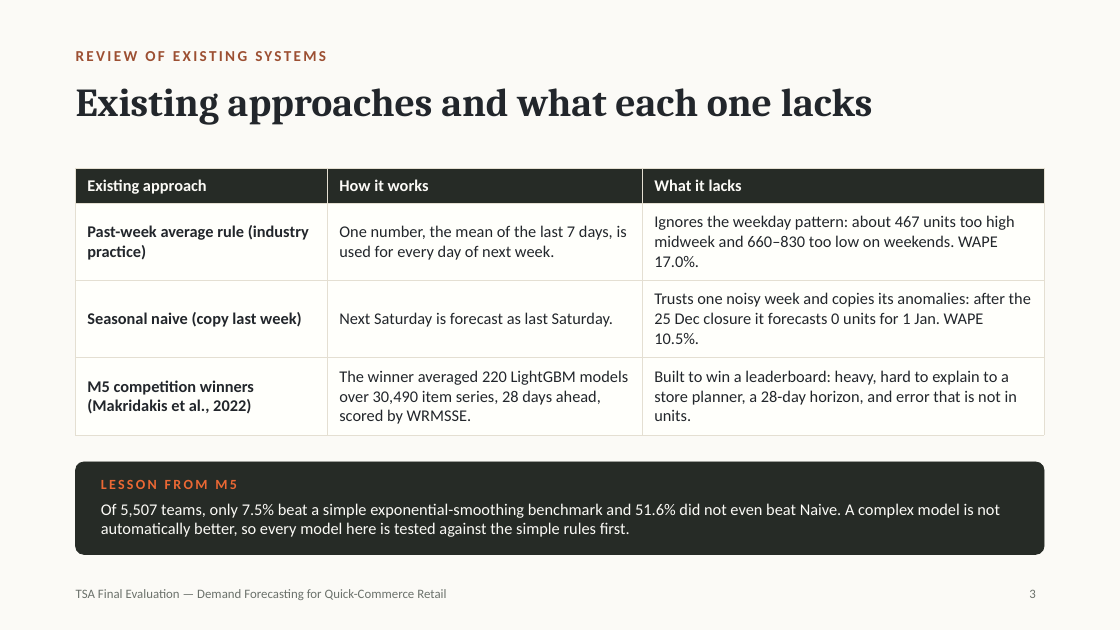
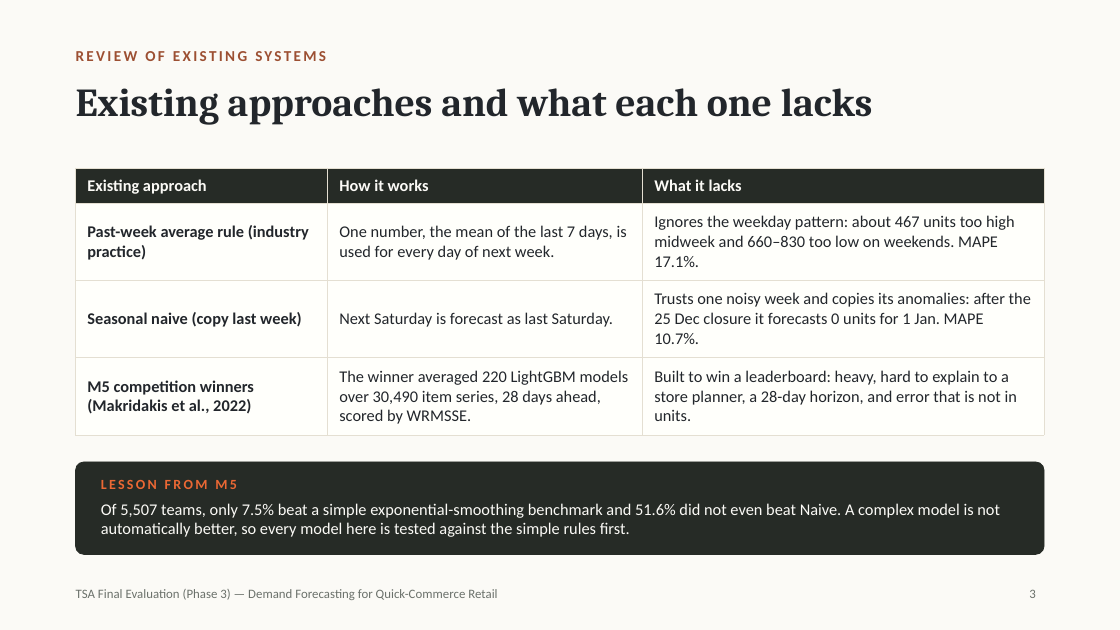
Before and after one commit to anshulmittall/quickcommerce-demand-forecast, a slide deck: slide 3 of slides/Demand Forecasting for Quick-Commerce Retail — TSA Final Presentation.pptx. Drawn at 1120x630 pixels with LibreOffice and Linux fonts; fonts in the diff are those of the drawing. Boxes give left, top, right and bottom in pixels: in the first picture for what was removed or moved away, otherwise in the second. Text is boxed around its words. In the diff, an @@ line names an element or a change of style, - is before the commit and + after.

Commit message:
Phase 3 final submission: tuning, MAPE and IEEE report
- Tune Prophet, XGBoost and LSTM on a validation year before the test year
- Report RMSE, MAE and MAPE for every method (MAPE skips the zero-sales day)
- Add one-column figures for the report (08_report_figures.py)
- Final report rewritten in IEEE two-column format, final slides updated

```diff
--- a/slides/Demand Forecasting for Quick-Commerce Retail — TSA Final Presentation.pptx
+++ b/slides/Demand Forecasting for Quick-Commerce Retail — TSA Final Presentation.pptx
@@ table at (x1=76, y1=168, x2=1044, y2=428) @@
-row 2, column 3: Ignores the weekday pattern: about 467 units too high midweek and 660–830 too low on weekends. WAPE 17.0%.
+row 2, column 3: Ignores the weekday pattern: about 467 units too high midweek and 660–830 too low on weekends. MAPE 17.1%.
-row 3, column 3: Trusts one noisy week and copies its anomalies: after the 25 Dec closure it forecasts 0 units for 1 Jan. WAPE 10.5%.
+row 3, column 3: Trusts one noisy week and copies its anomalies: after the 25 Dec closure it forecasts 0 units for 1 Jan. MAPE 10.7%.
@@ text at (x1=76, y1=589, x2=497, y2=600): text changed @@
-TSA Final Evaluation — Demand Forecasting for Quick-Commerce Retail
+TSA Final Evaluation (Phase 3) — Demand Forecasting for Quick-Commerce Retail
```
Also in this commit, not shown: 14 other slides changed, 2 slides added, 1 slide removed, 16 other files.
